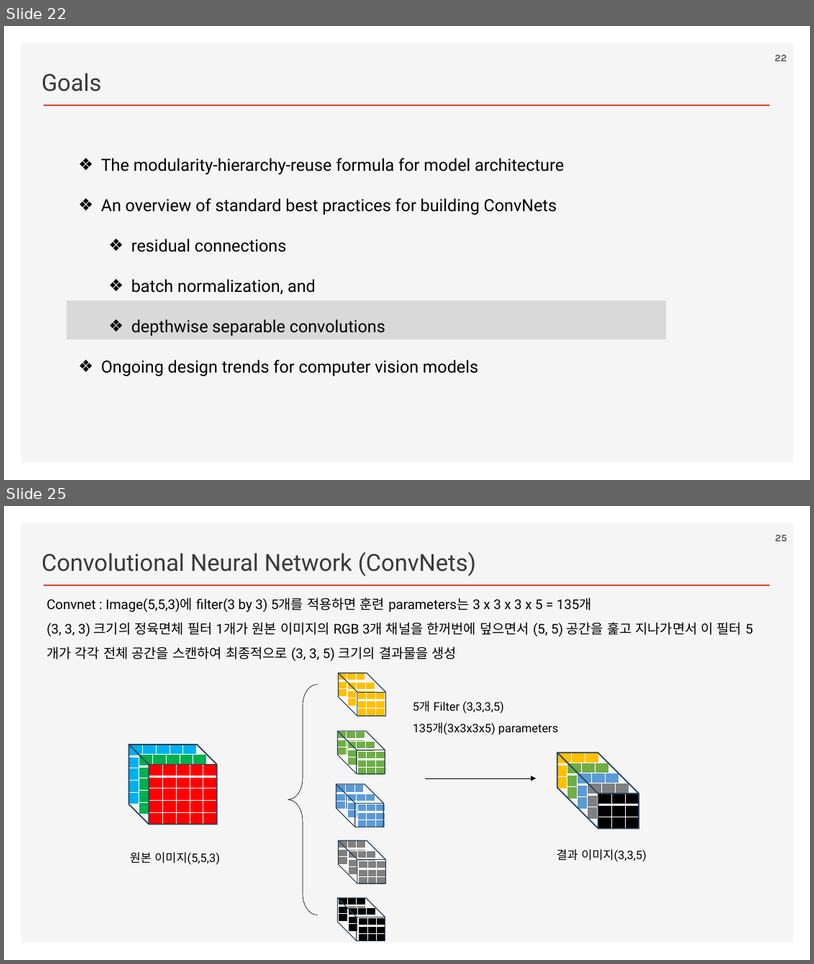
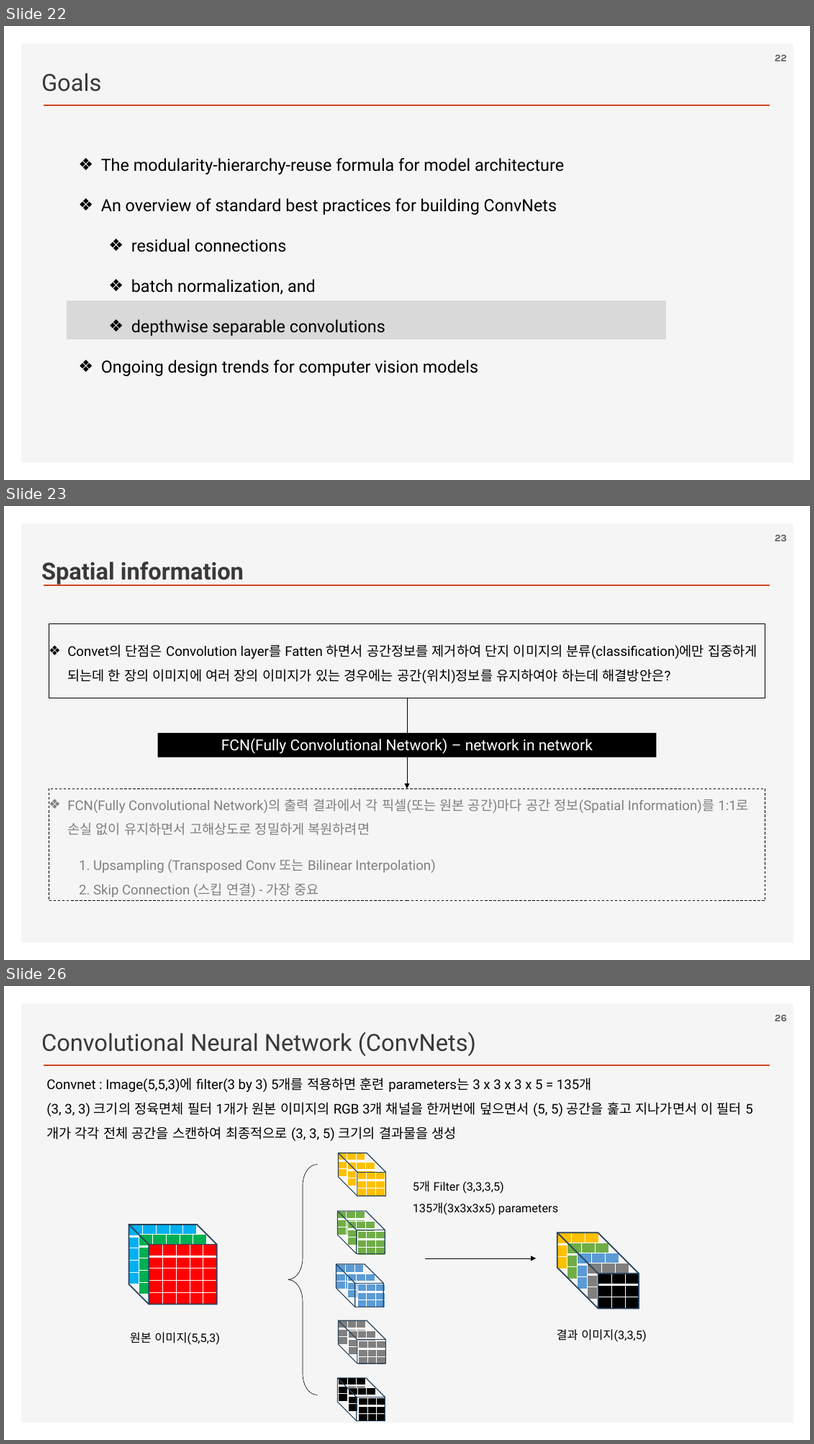
Before and after one commit to ancestor9/2026_Fall_Deep-Learning-with-Python, a slide deck: Chapter 09 ConvNet architecture patterns.pptx. Shown one above the other, each under a label of ours: slides 22 and 25 before the commit, slides 22, 23 and 26 after it; the slides between them are not shown. The pictures are 814x964 and 814x1444 pixels, drawn with LibreOffice and Linux fonts; fonts in the diff are those of the drawing; background and template pictures are left out. Boxes give left, top, right and bottom in pixels: in the first picture for what was removed or moved away, otherwise in the second. Text is boxed around its words. In the diff, an @@ line names an element or a change of style, - is before the commit and + after.

```diff
--- a/Chapter 09 ConvNet architecture patterns.pptx
+++ b/Chapter 09 ConvNet architecture patterns.pptx
@@ slide 23 added at [4, 506, 810, 960], background #FFFFFF; not listed: 2 template elements that a slide beside it also shows @@
@@ page number added at [775, 535, 787, 541], 12 pt, text #595959, bold @@
+23
@@ text added at [41, 561, 244, 585], 28 pt, text #3B3838, bold @@
+Spatial information
@@ rectangle added at [49, 624, 766, 698], outline #000000 0.75 pt, 16 pt, text #000000 @@
+❖ Convet의 단점은 Convolution layer를 Fatten 하면서 공간정보를 제거하여 단지 이미지의 분류(classification)에만 집중하게 되는데 한 장의 이미지에 여러 장의 이미지가 있는 경우에는 공간(위치)정보를 유지하여야 하는데 해결방안은?
@@ arrow added from (407, 698) to (407, 788), #000000 0.5 pt @@
@@ rectangle added at [157, 733, 657, 757], fill #000000, 18 pt, text #FFFFFF @@
+FCN(Fully Convolutional Network) – network in network
@@ rectangle added at [49, 788, 766, 901], outline #000000 0.75 pt dashed, 16 pt, text #808080 @@
+❖ FCN(Fully Convolutional Network)의 출력 결과에서 각 픽셀(또는 원본 공간)마다 공간 정보(Spatial Information)를 1:1로 손실 없이 유지하면서 고해상도로 정밀하게 복원하려면
+  1. Upsampling (Transposed Conv 또는 Bilinear Interpolation)
+  2. Skip Connection (스킵 연결) - 가장 중요
@@ what was slide 25 is now slide 26 @@
```
Also in this commit, not shown: 2 slides changed.
